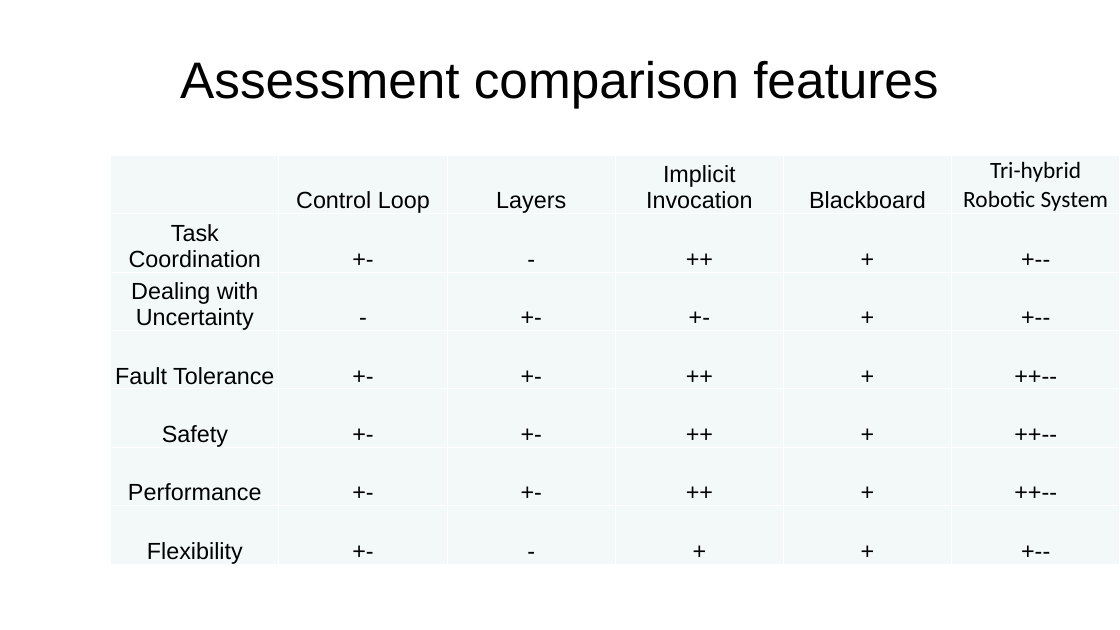
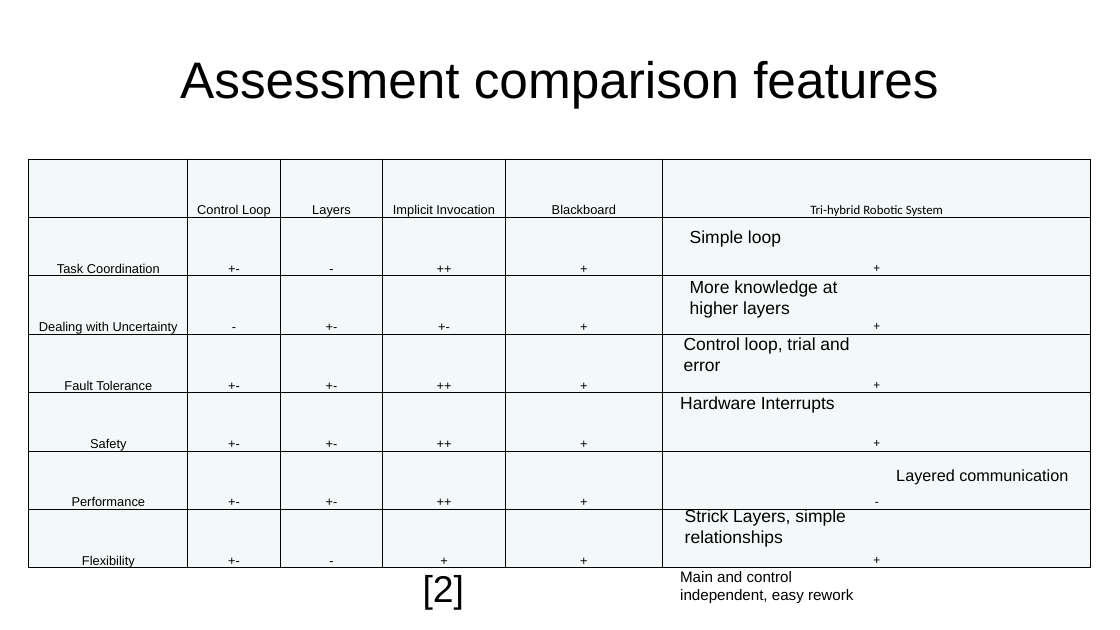
Before and after one commit to AlexLundinEducational/UTDFall2018, a slide deck: slide 7 of 2.1-SE-4352.001-AandD/Homework/Homework3/Homework3.pptx (slide 8 before the commit). Drawn at 1120x630 pixels with LibreOffice and Linux fonts; fonts in the diff are those of the drawing; background and template pictures are left out. Boxes give left, top, right and bottom in pixels: in the first picture for what was removed or moved away, otherwise in the second. Text is boxed around its words. In the diff, an @@ line names an element or a change of style, - is before the commit and + after.

```diff
--- a/2.1-SE-4352.001-AandD/Homework/Homework3/Homework3.pptx
+++ b/2.1-SE-4352.001-AandD/Homework/Homework3/Homework3.pptx
@@ table at [29,159,1091,572] @@
-row 2, column 6: +--
+row 2, column 6: +
-row 3, column 6: +--
+row 3, column 6: +
-row 4, column 6: ++--
+row 4, column 6: +
-row 5, column 6: ++--
+row 5, column 6: +
-row 6, column 6: ++--
+row 6, column 6: -
-row 7, column 6: +--
+row 7, column 6: +
@@ size 20 to 11 pt @@
@@ borders changed @@
@@ table: place and size @@
-table at [111,155,1119,568]
+table at [29,159,1091,572]
@@ text added at [690,230,781,247], 15 pt, text #000000 @@
+Simple loop
@@ text added at [690,280,838,318], 15 pt, text #000000 @@
+More knowledge at higher layers
@@ text added at [684,337,849,371], 15 pt, text #000000 @@
+Control loop, trial and error
@@ text added at [680,396,835,413], 15 pt, text #000000 @@
+Hardware Interrupts
@@ text added at [896,469,1068,485], 13.9 pt, text #000000 @@
+Layered communication
@@ text added at [685,509,846,547], 15 pt, text #000000 @@
+Strick Layers, simple relationships
@@ text added at [423,575,464,610], 32 pt, text #000000 @@
+[2]
@@ text added at [680,571,853,603], 13 pt, text #000000 @@
+Main and control independent, easy rework
```
Also in this commit, not shown: 6 other slides changed, 3 slides added, 3 slides removed, 1 other file.
